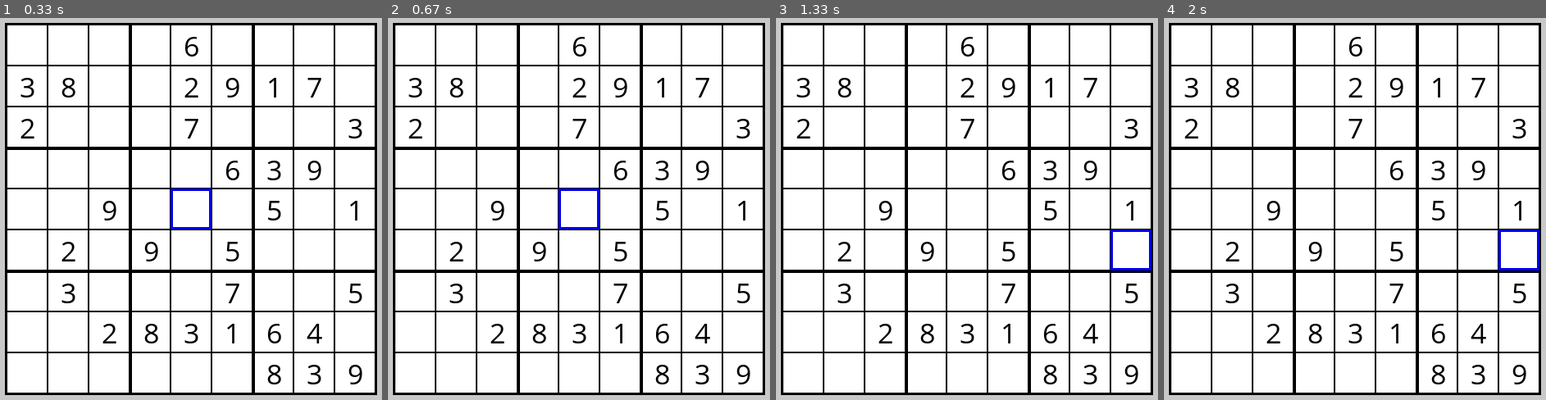
Above: before the commit, frames 1-4 (left to right).
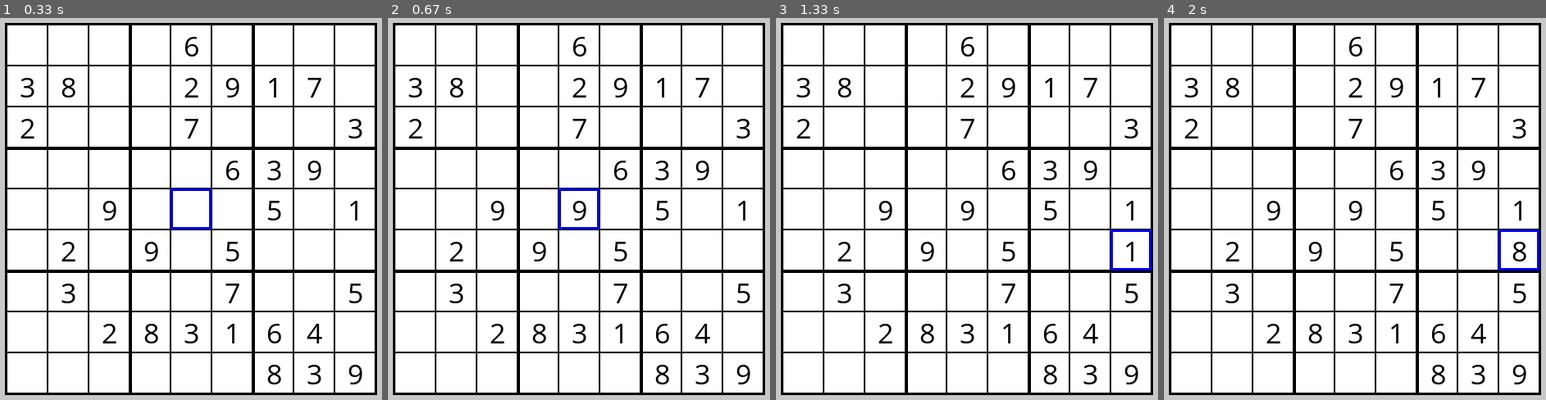
Above: after the commit, the same moments.

Repository: aditya-sahai/Sudoku-Game
Game: pygame game, started from GameWindow.py
The game is run twice, just before and just after one commit, with the same random seed, the same clock (stepped at 60 frames per second) and the same inputs.
Inputs (mouse positions are in pixels of both pictures, inside the frame that each line leads up to):
- Up to frame 1 (0.33 s): no input
- Up to frame 2 (0.67 s): tap 9 at 0.33 s
- Up to frame 3 (1.33 s): press the mouse at (924, 86) at 0.7 s; move the mouse to (1020, 178) at 0.8 s; release the mouse at (1115, 270) at 0.93 s; tap 1 at 1 s
- Up to frame 4 (2 s): hold 2 1.33-1.8 s; hold 8 from 1.83 s (still down)

Frame 1 is identical in both runs. In frame 2, less than 0.1% of the frame differs, in the area x 48-52%, y 47-54%; in frame 3, 0.1%; in frame 4, 0.2%, in the area x 48-95%, y 47-64%.

Commit message:
Adding The Ability To Add Numbers

Diff:
--- a/GameWindow.py
+++ b/GameWindow.py
@@ -7,13 +7,19 @@
 class GameWindow:
     def __init__(self, difficulty, settings):
         self.settings = settings
+
         self.loop_running = True
         self.sudoku_surface = pygame.Surface((self.settings.SUDOKU_WIDTH, self.settings.SUDOKU_HEIGHT))
+
         self.SudokuGenerator = SudokuGenerator()
         self.SudokuGenerator.generate_board()
         self.SudokuGenerator.remove_values(difficulty)
         self.get_grid_dict()
-        self.selected_box = self.SudokuGenerator.grid[4][4]
+
+        self.selected_row = 4
+        self.selected_col = 4
+
+        self.pressed_key = None
 
     def get_grid_dict(self):
         """Gets a 2d list containing dicts instead of just numbers."""
@@ -54,7 +60,8 @@
                     self.SudokuGenerator.grid[row_num][col_num]["color"] = (0, 0, 255)
 
                     if pygame.mouse.get_pressed()[0] == 1:
-                        self.selected_box = self.SudokuGenerator.grid[row_num][col_num]
+                        self.selected_row = row_num
+                        self.selected_col = col_num
 
                 else:
                     self.SudokuGenerator.grid[row_num][col_num]["color"] = (0, 0, 0)
@@ -74,7 +81,7 @@
                 if num_dict["value"] != 0:
                     self.sudoku_surface.blit(text["text"], text["rect"])
 
-        pygame.draw.rect(self.sudoku_surface, (0, 0, 255), self.selected_box["rect"], 3)
+        pygame.draw.rect(self.sudoku_surface, (0, 0, 255), self.SudokuGenerator.grid[self.selected_row][self.selected_col]["rect"], 3)
 
     def draw_window(self):
         """Draws the game window."""
@@ -87,9 +94,38 @@
     def event_loop(self):
         """The event loop for events like closing he window."""
 
+        self.pressed_key = None
+
         for event in pygame.event.get():
             if event.type == pygame.QUIT:
                 self.loop_running = False
+
+            elif event.type == pygame.KEYDOWN:
+                if event.key == pygame.K_1:
+                    self.pressed_key = 1
+                elif event.key == pygame.K_2:
+                    self.pressed_key = 2
+                elif event.key == pygame.K_3:
+                    self.pressed_key = 3
+                elif event.key == pygame.K_4:
+                    self.pressed_key = 4
+                elif event.key == pygame.K_5:
+                    self.pressed_key = 5
+                elif event.key == pygame.K_6:
+                    self.pressed_key = 6
+                elif event.key == pygame.K_7:
+                    self.pressed_key = 7
+                elif event.key == pygame.K_8:
+                    self.pressed_key = 8
+                elif event.key == pygame.K_9:
+                    self.pressed_key = 9
+
+    def update_grid(self):
+        """Updates the grid when the user enters a number."""
+
+        if self.pressed_key:
+            if self.SudokuGenerator.grid[self.selected_row][self.selected_col]["can-change"]:
+                self.SudokuGenerator.grid[self.selected_row][self.selected_col]["value"] = self.pressed_key
 
     def main(self):
         """Main loop of the lobby window."""
@@ -98,6 +134,8 @@
 
             self.event_loop()
             self.make_sudoku_mouse_responsive()
+
+            self.update_grid()
 
             self.draw_window()
             pygame.display.update()
